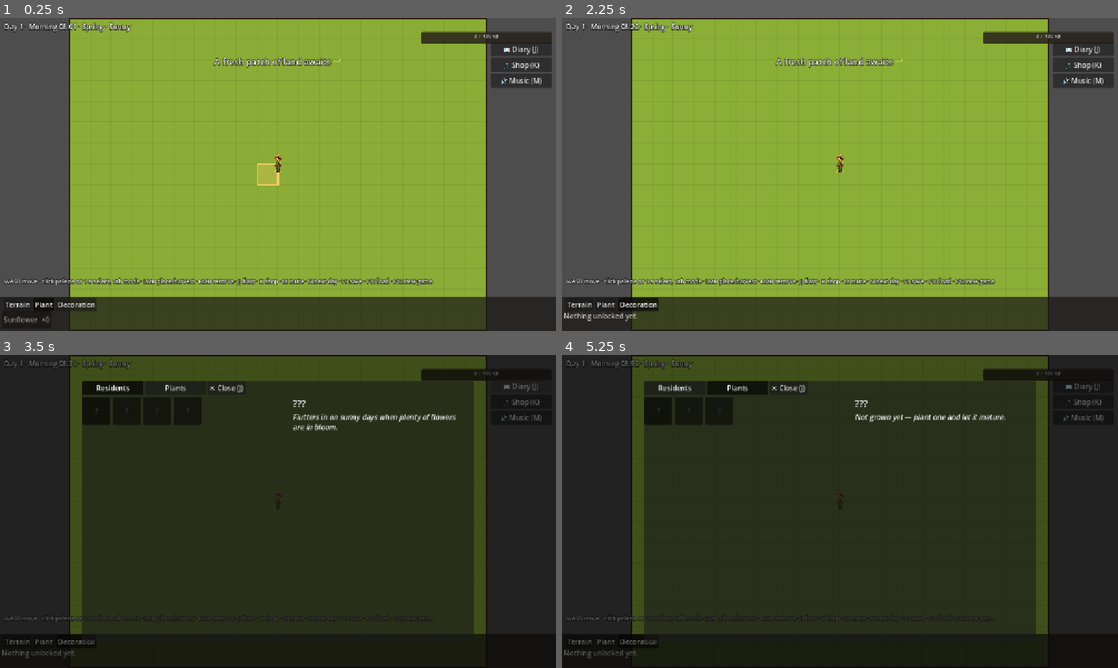
Above: before the commit, frames 1-4 (two rows, left to right).
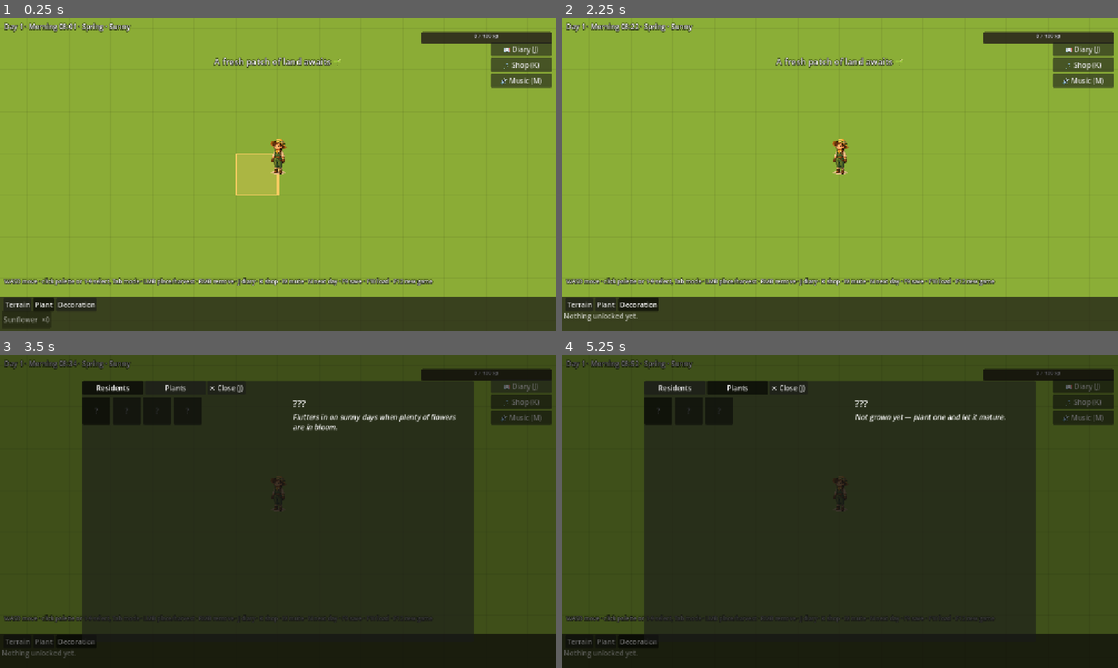
Above: after the commit, the same moments.

Repository: nicolegdesign/bloomsong
Game: Godot game, scene res://scenes/main/Main.tscn
The game is run twice, just before and just after one commit, with the same random seed, the same clock (stepped at 60 frames per second) and the same inputs.
Inputs:
- Up to frame 1 (0.25 s): no input
- Up to frame 2 (2.25 s): click "Terrain" at 0.5 s; click "Plant" at 1.25 s; click "Decoration" at 2 s
- Up to frame 3 (3.5 s): click "📖 Diary (J)" at 2.75 s
- Up to frame 4 (5.25 s): click "🛒 Shop (K)" at 3.5 s; click "Residents" at 4.25 s; click "Plants" at 5 s

The runs differ from the first frame. In frame 1, 25% of the frame differs, in the area x 0-100%, y 0-100%; in frame 2, 25%; in frame 3, 21%; in frame 4, 21%.

Commit message:
2x world scale + automatic sprite baseline anchoring
CELL 32->64 (the art-spec scale) with player speed, resident wander/size, gift
pickup radius, and decoration placeholders scaled to match. New SpriteAnchor
util finds each texture's bottom-most visible pixel (cached per texture) and
anchors THAT to the ground point, so uneven AI-art canvas margins can't make
the ground contact wander between growth stages — no manual alignment for any
future asset.

Co-Authored-By: Claude Fable 5 <noreply@anthropic.com>

Diff:
--- a/game/scripts/garden/decoration_view.gd
+++ b/game/scripts/garden/decoration_view.gd
@@ -2,7 +2,7 @@
 extends Node2D
 ## Placeholder visual for one decoration: a rounded square in its content color.
 
-const SIZE := 22.0
+const SIZE := 44.0
 
 var _garden: Garden
 var _cell: Vector2i
--- a/game/scripts/garden/garden.gd
+++ b/game/scripts/garden/garden.gd
@@ -5,7 +5,9 @@
 ## Placeholder rendering: terrain as colored cells via _draw(); swap for a
 ## TileMapLayer in the Phase 8 art pass.
 
-const CELL := 32
+## Ground cell size in world px. 64 = the art-spec scale (PROMPTS.md §3): big enough
+## on screen to appreciate the painted detail. All view sizes derive from this.
+const CELL := 64
 
 var model := GardenModel.new()
 
--- a/game/scripts/garden/plant_view.gd
+++ b/game/scripts/garden/plant_view.gd
@@ -51,13 +51,14 @@
 	return null
 
 
-## Aspect-fits the texture into the display box with its bottom edge on the cell's
-## bottom edge (this node's origin).
+## Aspect-fits the texture into the display box with the ARTWORK's baseline (not the
+## canvas bottom — see SpriteAnchor) on the cell's bottom edge (this node's origin).
 func _draw_texture_anchored(texture: Texture2D) -> void:
 	var box := BOX_CELLS * Garden.CELL
 	var s := minf(box.x / texture.get_width(), box.y / texture.get_height())
 	var size := Vector2(texture.get_width(), texture.get_height()) * s
-	draw_texture_rect(texture, Rect2(Vector2(-size.x / 2.0, -size.y), size), false)
+	var baseline := SpriteAnchor.bottom_margin(texture) * s
+	draw_texture_rect(texture, Rect2(Vector2(-size.x / 2.0, -size.y + baseline), size), false)
 
 
 ## Pre-art fallback: the growing colored circle (bottom-anchored like the sprites).
--- a/game/scripts/player/player.gd
+++ b/game/scripts/player/player.gd
@@ -4,7 +4,7 @@
 ## clamped to the garden; the camera follows. Placeholder visual until the art pass.
 ## Asks Garden to act (via BuildController); never mutates the grid itself.
 
-const SPEED := 150.0
+const SPEED := 300.0  # world px/sec — scaled with Garden.CELL
 const FARMER_TEXTURE := preload("res://assets/art/player/farmer.png")
 ## Display box in cells (art spec: character 64×96 at 64 px cells → 1 × 1.5).
 const BOX_CELLS := Vector2(1.0, 1.5)
@@ -41,8 +41,10 @@
 
 
 func _draw() -> void:
-	# The farmer sprite, aspect-fit into the display box, feet at the origin.
+	# The farmer sprite, aspect-fit into the display box, feet at the origin —
+	# baseline-anchored like all sprites (see SpriteAnchor).
 	var box := BOX_CELLS * Garden.CELL
 	var s := minf(box.x / FARMER_TEXTURE.get_width(), box.y / FARMER_TEXTURE.get_height())
 	var size := Vector2(FARMER_TEXTURE.get_width(), FARMER_TEXTURE.get_height()) * s
-	draw_texture_rect(FARMER_TEXTURE, Rect2(Vector2(-size.x / 2.0, -size.y), size), false)
+	var baseline := SpriteAnchor.bottom_margin(FARMER_TEXTURE) * s
+	draw_texture_rect(FARMER_TEXTURE, Rect2(Vector2(-size.x / 2.0, -size.y + baseline), size), false)
--- a/game/scripts/residents/gift_pickup.gd
+++ b/game/scripts/residents/gift_pickup.gd
@@ -4,8 +4,8 @@
 ## and sparkle until the player clicks it, instead of teleporting straight into
 ## the inventory. Purely cosmetic until collected — never affects the grid.
 
-const PICKUP_RADIUS := 20.0
-const BOB_AMPLITUDE := 3.0
+const PICKUP_RADIUS := 40.0
+const BOB_AMPLITUDE := 6.0
 const BOB_SPEED := 2.5
 
 var item_id: StringName
--- a/game/scripts/residents/resident_view.gd
+++ b/game/scripts/residents/resident_view.gd
@@ -6,15 +6,15 @@
 ## Placeholder visual: a colored circle with an outline; rest/eat show as a gentle
 ## bob in place until real sprite animations exist.
 
-const WANDER_RADIUS := 72.0
-const RADIUS := 7.0
+const WANDER_RADIUS := 144.0
+const RADIUS := 14.0
 const WANDER_PAUSE_MIN := 0.5
 const WANDER_PAUSE_MAX := 2.5
 const REST_PAUSE_MIN := 3.0
 const REST_PAUSE_MAX := 6.0
 const EAT_PAUSE_MIN := 2.0
 const EAT_PAUSE_MAX := 4.0
-const BOB_AMPLITUDE := 2.5
+const BOB_AMPLITUDE := 5.0
 const BOB_SPEED := 3.0
 
 enum State { WANDER, RESTING, EATING }
@@ -23,7 +23,7 @@
 
 var _home: Vector2
 var _target: Vector2
-var _speed := 40.0
+var _speed := 80.0
 var _pause := 0.0
 var _state: State = State.WANDER
 var _bob_time := 0.0
@@ -36,7 +36,7 @@
 	global_position = home
 	_target = home
 	z_index = 10
-	_speed = _rng.randf_range(25.0, 55.0)
+	_speed = _rng.randf_range(50.0, 110.0)
 
 
 func _process(delta: float) -> void:
@@ -67,7 +67,7 @@
 	match _state:
 		State.WANDER:
 			_target = _home + Vector2.from_angle(_rng.randf() * TAU) \
-					* _rng.randf_range(8.0, WANDER_RADIUS)
+					* _rng.randf_range(16.0, WANDER_RADIUS)
 		State.RESTING:
 			_target = global_position
 		State.EATING:
--- /dev/null
+++ b/game/scripts/util/sprite_anchor.gd
@@ -0,0 +1,35 @@
+class_name SpriteAnchor
+## Finds a sprite's visual baseline: the bottom-most row with meaningful alpha.
+## AI-generated art arrives with uneven empty margins below the subject, so anchoring
+## the CANVAS bottom would make the ground point wander between growth stages.
+## Views subtract this margin instead, so the artwork itself (its contact shadow /
+## soil mound) always sits exactly on the ground point — no manual alignment, ever.
+## Computed once per texture and cached (PROMPTS.md §7).
+
+## Ignore near-invisible pixels (soft glow halos) when finding the baseline.
+const ALPHA_THRESHOLD := 0.12
+
+static var _cache: Dictionary = {}
+
+
+## Fully-transparent rows below the artwork, in source-texture pixels.
+static func bottom_margin(texture: Texture2D) -> int:
+	var key: RID = texture.get_rid()
+	if _cache.has(key):
+		return _cache[key]
+	var margin := 0
+	var img := texture.get_image()
+	if img != null:
+		if img.is_compressed():
+			img.decompress()
+		var found := false
+		for y in range(img.get_height() - 1, -1, -1):
+			for x in img.get_width():
+				if img.get_pixel(x, y).a > ALPHA_THRESHOLD:
+					found = true
+					break
+			if found:
+				margin = img.get_height() - 1 - y
+				break
+	_cache[key] = margin
+	return margin
Not shown, added: game/scripts/util/sprite_anchor.gd.uid
Not shown, changed: game/assets/PROMPTS.md
